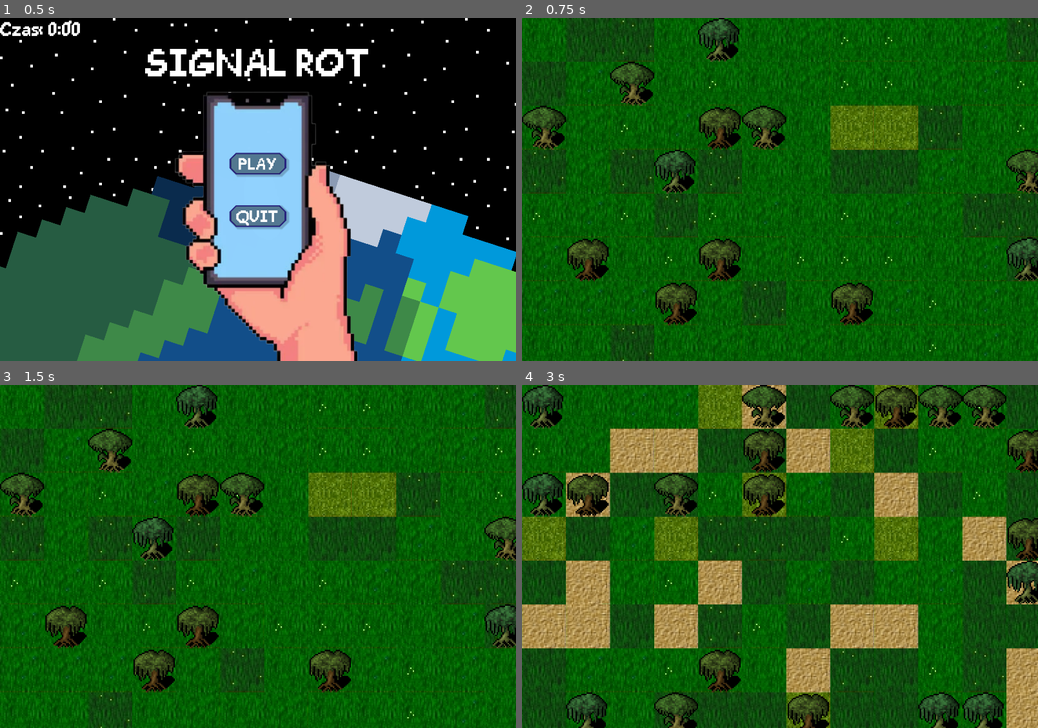
Above: before the commit, frames 1-4 (two rows, left to right).
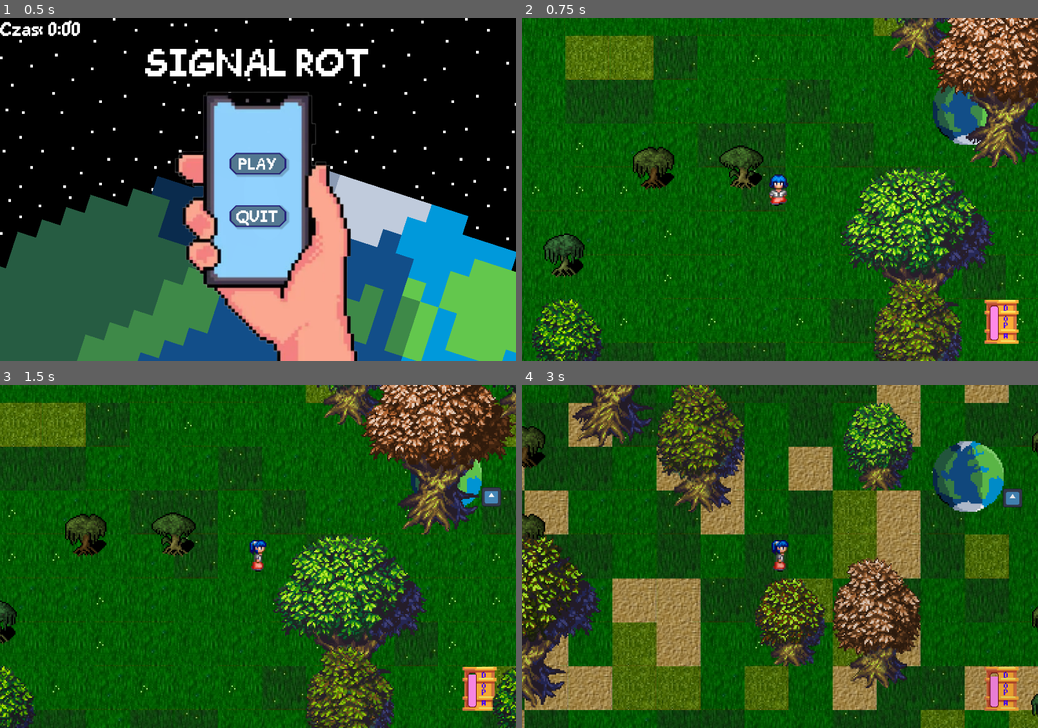
Above: after the commit, the same moments.

Repository: mikowy001/hackaton26
Game: Godot game, scene res://scenes/Main_Menu.tscn
The game is run twice, just before and just after one commit, with the same random seed, the same clock (stepped at 60 frames per second) and the same inputs. The engine's default icon, where the game draws it, is replaced by a stand-in: a white triangle on a blue panel in a dark square.
Inputs:
- Up to frame 1 (0.5 s): no input
- Up to frame 2 (0.75 s): click "PLAY" at 0.5 s
- Up to frame 3 (1.5 s): tap Enter at 1.25 s; hold D (move_right) from 1.28 s (still down); tap Space (spacja) at 1.35 s
- Up to frame 4 (3 s): release D (move_right) at 2.03 s; hold Down (ui_down) 2.03-2.78 s; tap Space (spacja) at 2.1, 2.85 s; hold D (move_right) from 2.78 s (still down)

Frame 1 is identical in both runs. In frame 2, 49% of the frame differs, in the area x 0-100%, y 0-100%; in frame 3, 49%; in frame 4, 73%.

Commit message:
Przywróć ściemnianie ekranu i hitboxy drzew, napraw ruch gracza
- przywrócono CanvasModulate ze skryptem zależnym od dopaminy (sprzed revertu Mia v3)
- przywrócono atlas dużych drzew wraz z rozmiarami i hitboxami oraz tile_size 64 i z_index
-texturze drzew nadano unikalne ID 4_tree, aby uniknąć kolizji z ID hotspotu
- naprawiono odwołanie do skryptu gracza i podwójne mnożenie przez delta

Diff:
--- a/scenes/Player/Player.tscn
+++ b/scenes/Player/Player.tscn
@@ -2,7 +2,7 @@
 
 [ext_resource type="Texture2D" uid="uid://r4t4ru48f34s" path="res://assets/debilka.png" id="1_h00vy"]
 [ext_resource type="Script" uid="uid://cvu1dv7a8rqdq" path="res://scripts/player/player.gd" id="1_ved6o"]
-[ext_resource type="Shader" uid="uid://7ujk612gd6es" path="res://scenes/Player/dopamine.gdshader" id="3_bvqhm"]
+[ext_resource type="Script" uid="uid://damtci6x00tvv" path="res://scenes/Player/sciemnianie.gd" id="2_dark"]
 [ext_resource type="PackedScene" uid="uid://ovts6dnrx0w5" path="res://scenes/ui/dopamine_bar.tscn" id="3_ved6o"]
 [ext_resource type="PackedScene" uid="uid://bu1amv7lvxoiy" path="res://scenes/ui/compass.tscn" id="4_xcisb"]
 
@@ -176,13 +176,11 @@
 radius = 5.0
 height = 16.0
 
-[sub_resource type="ShaderMaterial" id="ShaderMaterial_ky53y"]
-shader = ExtResource("3_bvqhm")
-shader_parameter/nightness = 0.0
-shader_parameter/night_tint = Color(0.08, 0.12, 0.28, 1)
-
 [node name="Player" type="CharacterBody2D" unique_id=2074806864]
-script = ExtResource("1_ky53y")
+script = ExtResource("1_ved6o")
+
+[node name="CanvasModulate" type="CanvasModulate" parent="." unique_id=1403899919]
+script = ExtResource("2_dark")
 
 [node name="AnimatedSprite2D" type="AnimatedSprite2D" parent="." unique_id=1444178757]
 sprite_frames = SubResource("SpriteFrames_4galn")
@@ -208,13 +206,3 @@
 offset_right = 111.00001
 offset_bottom = -84.0
 scale = Vector2(0.3, 0.3)
-
-[node name="CanvasGroup" type="CanvasGroup" parent="." unique_id=575651364]
-
-[node name="ColorRect" type="ColorRect" parent="CanvasGroup" unique_id=327469355]
-material = SubResource("ShaderMaterial_ky53y")
-anchors_preset = 15
-anchor_right = 1.0
-anchor_bottom = 1.0
-grow_horizontal = 2
-grow_vertical = 2
--- /dev/null
+++ b/scenes/Player/sciemnianie.gd
@@ -0,0 +1,11 @@
+extends CanvasModulate
+
+@onready var bar: Node = $"../Camera2D/DopamineBar"
+
+const MIN_BRIGHTNESS := 0.08   # "near 0" instead of pitch black
+const MAX_DOPAMINE := 100.0    # matches the bar's default max
+
+func _process(_delta: float) -> void:
+	var ratio := clampf(bar.get_dopamine() / MAX_DOPAMINE, 0.0, 1.0)
+	var brightness := MIN_BRIGHTNESS + (1.0 - MIN_BRIGHTNESS) * ratio
+	color = Color(brightness, brightness, brightness)
--- a/scripts/player/player.gd
+++ b/scripts/player/player.gd
@@ -1,12 +1,12 @@
 extends CharacterBody2D
 
-@export var speed: float = 10000.0
+@export var speed: float = 166.0
 
 @onready var animated_sprite = $AnimatedSprite2D
 
 var last_direction = "walkDown"
 
-func _physics_process(delta):
+func _physics_process(_delta):
 	var direction = Input.get_vector(
 		"move_left",
 		"move_right",
@@ -14,7 +14,7 @@
 		"move_down"
 	)
 
-	velocity = direction * speed * delta
+	velocity = direction * speed
 
 	if direction != Vector2.ZERO:
 		if abs(direction.x) > abs(direction.y):
@@ -28,8 +28,6 @@
 			else:
 				last_direction = "walkUp"
 
-		print_debug("New player pos is ", position.x, " ", position.y);
-
 		animated_sprite.play(last_direction)
 	else:
 		animated_sprite.stop()
--- a/world.gd
+++ b/world.gd
@@ -52,7 +52,7 @@
 				)
 			elif (random_for_tree == 1):
 				var arrayX = [8, 10, 12, 14, 0, 2, 4, 6, 0, 4, 8, 12]
-				var arrayY = [0, 0, 0, 0, 2, 2, 2, 2, 4, 4, 4, 4]
+				var arrayY = [0, 0, 0, 0, 2, 2, 2, 2, 5, 5, 5, 5]
 				var ranarr = randi_range(0, 11)
 				tree_layer.set_cell(
 					Vector2i(x, y),
--- a/world.tscn
+++ b/world.tscn
@@ -4,6 +4,7 @@
 [ext_resource type="Texture2D" uid="uid://ch86xgemoeg1j" path="res://assets/world_sprites.png" id="3_aqk2v"]
 [ext_resource type="PackedScene" uid="uid://weule5axyb1" path="res://scenes/Player/Player.tscn" id="3_tlwt5"]
 [ext_resource type="PackedScene" uid="uid://d0i4i6bl1mf3b" path="res://scenes/mechanics/hotspot.tscn" id="4_aqk2v"]
+[ext_resource type="Texture2D" uid="uid://cf0ovo44ss3te" path="res://assets/tree-variations.png" id="4_tree"]
 
 [sub_resource type="TileSetAtlasSource" id="TileSetAtlasSource_tlwt5"]
 texture = ExtResource("3_aqk2v")
@@ -63,30 +64,55 @@
 2:2/0/physics_layer_0/polygon_0/points = PackedVector2Array(-16, -16, 16, -16, 16, 16, -16, 16)
 
 [sub_resource type="TileSetAtlasSource" id="TileSetAtlasSource_036b0"]
+texture = ExtResource("4_tree")
 texture_region_size = Vector2i(32, 32)
+0:0/size_in_atlas = Vector2i(2, 2)
 0:0/0 = 0
+2:0/size_in_atlas = Vector2i(2, 2)
 2:0/0 = 0
+4:0/size_in_atlas = Vector2i(2, 2)
 4:0/0 = 0
+6:0/size_in_atlas = Vector2i(2, 2)
 6:0/0 = 0
+8:0/size_in_atlas = Vector2i(2, 2)
 8:0/0 = 0
+8:0/0/physics_layer_0/polygon_0/points = PackedVector2Array(14.111847, 32, 14.676323, -21.450008, -16.36974, -20.885532, -11.2894745, 24.836853)
+10:0/size_in_atlas = Vector2i(2, 2)
 10:0/0 = 0
+10:0/0/physics_layer_0/polygon_0/points = PackedVector2Array(14.111847, 32, 14.676323, -21.450008, -16.36974, -20.885532, -11.2894745, 24.836853)
+12:0/size_in_atlas = Vector2i(2, 2)
 12:0/0 = 0
+12:0/0/physics_layer_0/polygon_0/points = PackedVector2Array(14.111847, 32, 14.676323, -21.450008, -16.36974, -20.885532, -11.2894745, 24.836853)
+14:0/size_in_atlas = Vector2i(2, 2)
 14:0/0 = 0
+14:0/0/physics_layer_0/polygon_0/points = PackedVector2Array(14.111847, 32, 14.676323, -21.450008, -16.36974, -20.885532, -11.2894745, 24.836853)
+0:2/size_in_atlas = Vector2i(2, 3)
 0:2/0 = 0
+0:2/0/physics_layer_0/polygon_0/points = PackedVector2Array(-14.111847, 32, -12.418423, 20.32106, 12.982903, 19.756584, 15.805267, 32)
+2:2/size_in_atlas = Vector2i(2, 3)
 2:2/0 = 0
+2:2/0/physics_layer_0/polygon_0/points = PackedVector2Array(-14.111847, 32, -12.418423, 20.32106, 12.982903, 19.756584, 15.805267, 32)
+4:2/size_in_atlas = Vector2i(2, 3)
 4:2/0 = 0
+4:2/0/physics_layer_0/polygon_0/points = PackedVector2Array(-14.111847, 32, -12.418423, 20.32106, 12.982903, 19.756584, 15.805267, 32)
+6:2/size_in_atlas = Vector2i(2, 3)
 6:2/0 = 0
+6:2/0/physics_layer_0/polygon_0/points = PackedVector2Array(-14.111847, 32, -12.418423, 20.32106, 12.982903, 19.756584, 15.805267, 32)
+0:5/size_in_atlas = Vector2i(4, 4)
 0:5/0 = 0
-0:5/0/physics_layer_0/polygon_0/points = PackedVector2Array(17.524689, 53.689285, -13.382492, 54.326546, -13.382492, 20.551682, 14.338379, 22.144836)
+0:5/0/physics_layer_0/polygon_0/points = PackedVector2Array(-16.36974, 47.980278, -15.805267, 22.01448, 12.982903, 22.578957, 16.369743, 47.415802)
+4:5/size_in_atlas = Vector2i(4, 4)
 4:5/0 = 0
-4:5/0/physics_layer_0/polygon_0/points = PackedVector2Array(17.524689, 53.689285, -13.382492, 54.326546, -13.382492, 20.551682, 14.338379, 22.144836)
+4:5/0/physics_layer_0/polygon_0/points = PackedVector2Array(-16.36974, 47.980278, -15.805267, 22.01448, 12.982903, 22.578957, 16.369743, 47.415802)
+8:5/size_in_atlas = Vector2i(4, 4)
 8:5/0 = 0
-8:5/0/physics_layer_0/polygon_0/points = PackedVector2Array(17.524689, 53.689285, -13.382492, 54.326546, -13.382492, 20.551682, 14.338379, 22.144836)
+8:5/0/physics_layer_0/polygon_0/points = PackedVector2Array(-16.36974, 47.980278, -15.805267, 22.01448, 12.982903, 22.578957, 16.369743, 47.415802)
+12:5/size_in_atlas = Vector2i(4, 4)
 12:5/0 = 0
-12:5/0/physics_layer_0/polygon_0/points = PackedVector2Array(17.524689, 53.689285, -13.382492, 54.326546, -13.382492, 20.551682, 14.338379, 22.144836)
+12:5/0/physics_layer_0/polygon_0/points = PackedVector2Array(-16.36974, 47.980278, -15.805267, 22.01448, 12.982903, 22.578957, 16.369743, 47.415802)
 
 [sub_resource type="TileSet" id="TileSet_63hht"]
-tile_size = Vector2i(32, 32)
+tile_size = Vector2i(64, 64)
 physics_layer_0/collision_layer = 1
 sources/0 = SubResource("TileSetAtlasSource_aqk2v")
 sources/1 = SubResource("TileSetAtlasSource_036b0")
@@ -102,6 +128,7 @@
 tile_set = SubResource("TileSet_o21qa")
 
 [node name="Trees" type="TileMapLayer" parent="Ground" unique_id=76553139]
+z_index = 1
 tile_set = SubResource("TileSet_63hht")
 
 [node name="Hotspot" parent="." unique_id=613247634 instance=ExtResource("4_aqk2v")]
Not shown, added: scenes/Player/sciemnianie.gd.uid
